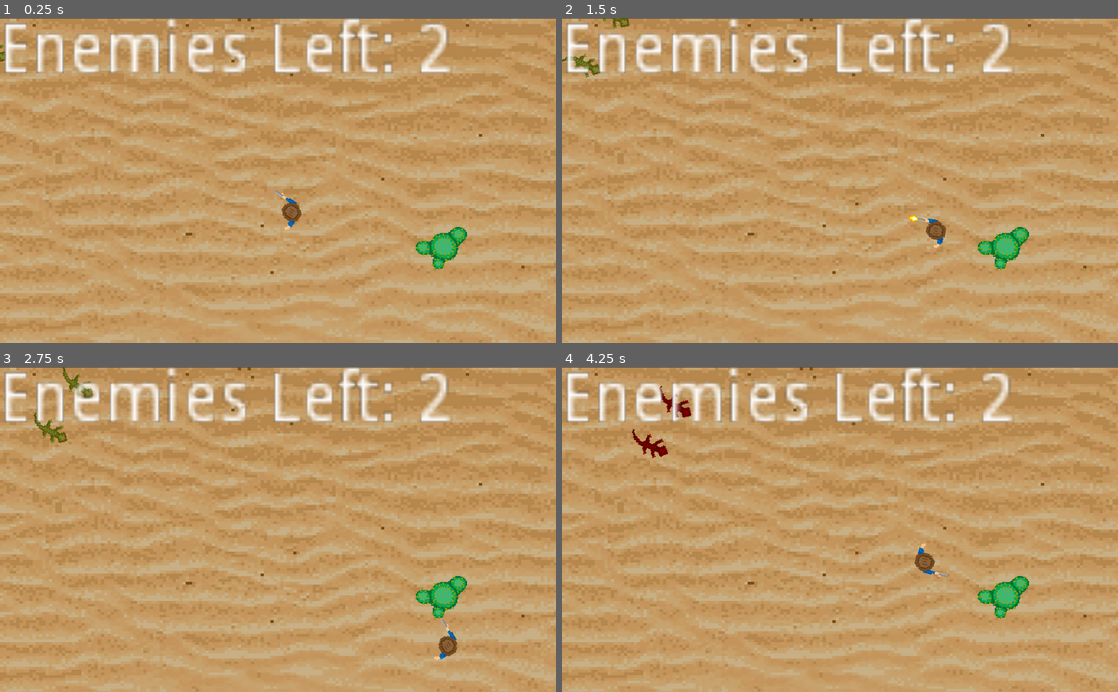
Above: before the commit, frames 1-4 (two rows, left to right).
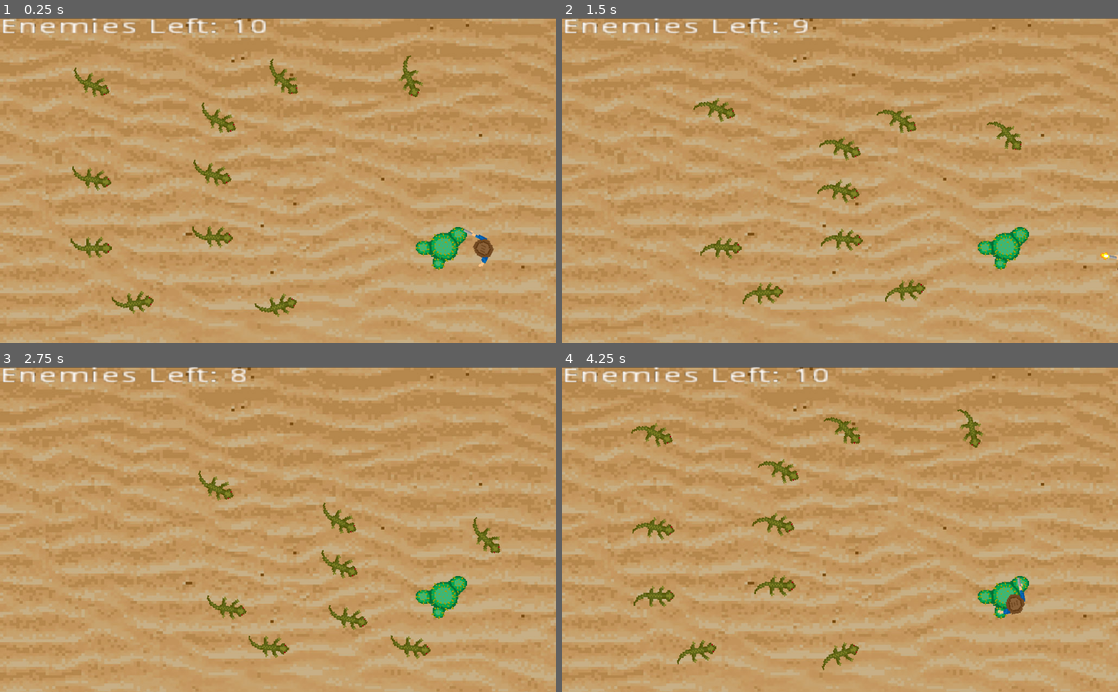
Above: after the commit, the same moments.

Repository: d01000100/rocking_lizard_fandango
Game: Godot game, scene res://World.tscn
The game is run twice, just before and just after one commit, with the same random seed, the same clock (stepped at 60 frames per second) and the same inputs.
Inputs (mouse positions are in pixels of both pictures, inside the frame that each line leads up to):
- Up to frame 1 (0.25 s): no input
- Up to frame 2 (1.5 s): move the mouse to (962, 164) at 0.52 s; hold D (move_right) 0.53-1.28 s; click (962, 164) at 0.6 s; move the mouse to (728, 196) at 1.27 s; hold S (move_down) from 1.28 s (still down); click (728, 196) at 1.35 s
- Up to frame 3 (2.75 s): move the mouse to (333, 458) at 2.02 s; release S (move_down) at 2.03 s; hold D (move_right) from 2.03 s (still down); click (333, 458) at 2.1 s
- Up to frame 4 (4.25 s): move the mouse to (812, 594) at 2.77 s; release D (move_right) at 2.78 s; hold W (move_up) 2.78-3.53 s; click (812, 594) at 2.85 s; move the mouse to (1006, 578) at 3.52 s; hold A (move_left) from 3.53 s (still down); click (1006, 578) at 3.6 s

The runs differ from the first frame. In frame 1, 7.8% of the frame differs, in the area x 0-89%, y 0-93%; in frame 2, 7.6%; in frame 3, 7.5%; in frame 4, 8.1%, in the area x 0-84%, y 0-94%.

Commit message:
Enemies flash red when colliding to each other.

Diff:
--- a/Enemy.gd
+++ b/Enemy.gd
@@ -4,24 +4,27 @@
 
 onready var raycast = $RayCast2D
 
+onready var collider = $CollisionShape2D
+
+onready var sprite = $AnimatedSprite
+
 var player = null
 var redState = false
 
 func _ready():
 	add_to_group("enemies")
-	$Timer.start();
 
 # Make the Sprite flash to red color based on Timer
-func FlashRed(var duration):
+func flashRed(var duration):
+	$Timer.set_wait_time(duration)
+	$Timer.start();
+	$AnimatedSprite.set_modulate(Color(1, 0, 0))
+
+# Checks if the timer is done and changes the color
+# back to the original
+func checkTimer():
 	if $Timer.time_left == 0:
-		redState = !redState
-		$Timer.set_wait_time(duration)
-		$Timer.start();
-	if redState:
-		$AnimatedSprite.set_modulate(Color(1, 0, 0))
-	else:
 		$AnimatedSprite.set_modulate(Color(1, 1, 1))
-
 
 func _physics_process(delta):
 	if player == null:
@@ -32,13 +35,24 @@
 	global_rotation = atan2(vec_to_player.y, vec_to_player.x)
 	move_and_collide(vec_to_player * MOVE_SPEED * delta)
 
-	FlashRed(0.5)
+	var collision = move_and_collide(vec_to_player * MOVE_SPEED * delta)
 
 	if raycast.is_colliding():
 		var coll = raycast.get_collider()
 		if coll.name == "Player":
 			coll.kill()
 
+	checkTimer()
+
+	if (collision):
+		var colliderObj = collision.collider
+		if (colliderObj.is_in_group("enemies")):
+			flashRed(0.2)
+			var collDir = (position - collision.position) * 0.5
+			position += collDir
+			colliderObj.position -= collDir
+			colliderObj.flashRed(0.2)
+
 func kill():
 	queue_free()
 
--- a/Enemy.tscn
+++ b/Enemy.tscn
@@ -17,8 +17,7 @@
 "speed": 12.0
 } ]
 
-[node name="Zombie" type="KinematicBody2D"]
-show_behind_parent = true
+[node name="Lizard" type="KinematicBody2D"]
 scale = Vector2( 1.17963, 1.17963 )
 script = ExtResource( 1 )
 
@@ -37,5 +36,4 @@
 playing = true
 
 [node name="Timer" type="Timer" parent="."]
-process_mode = 0
 one_shot = true
--- a/World.tscn
+++ b/World.tscn
@@ -10,14 +10,15 @@
 script = ExtResource( 1 )
 
 [node name="Player" parent="." instance=ExtResource( 2 )]
-position = Vector2( 522.331, 356.558 )
+position = Vector2( 875.341, 425.693 )
 rotation = -1.02778
 scale = Vector2( 0.801076, 0.801076 )
 
 [node name="EnemiesLeft" type="Label" parent="."]
-margin_right = 40.0
+margin_right = 66.0
 margin_bottom = 14.0
-rect_scale = Vector2( 8.407, 9.30442 )
+rect_scale = Vector2( 4.627, 2.574 )
+size_flags_horizontal = 0
 script = ExtResource( 3 )
 
 [node name="desert_background" type="Sprite" parent="."]
--- a/config/enemies.json
+++ b/config/enemies.json
@@ -1,6 +1,14 @@
 {
     "enemies": [
-        {"x": 1, "y": 5},
-        {"x": 4, "y": 0}
+        {"x": 146, "y": 114},
+        {"x": 146, "y": 294},
+        {"x": 146, "y": 425},
+        {"x": 224, "y": 531},
+        {"x": 489, "y": 540},
+        {"x": 369, "y": 404},
+        {"x": 368, "y": 283},
+        {"x": 380, "y": 179},
+        {"x": 502, "y": 99},
+        {"x": 745, "y": 90}
     ]
 }
--- a/data.json
+++ b/data.json
@@ -1,5 +1,4 @@
 {
     "size": 78,
-    "velocity": 200,
-    "texture": "asssets/tinghy.png"
+    "velocity": 200
 }
